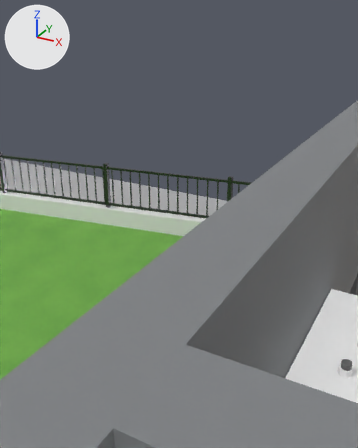
Renders of the Blender file Smart_Home_3D.blend from each side of a commit.
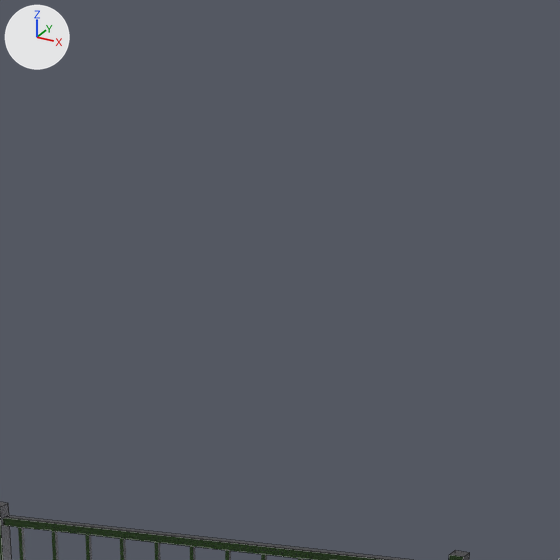
The first picture shows the older version from a 50 mm lens placed at (0.766, -7.689, 3.757), pointed at (-0.058, -6.193, 3.009). The close-ups show the older and then the newer version on the part from 30% to 72% of the width and 6% to 40% of the height of that picture. Only the edits that show in the close-ups are written down. Lighting does not change. The marker at upper left points along +X, +Y and +Z. The close-ups show mesh edges as thin lines.

The first close-up shows 'Fence_North_West_Rail_Top' and 9 more.
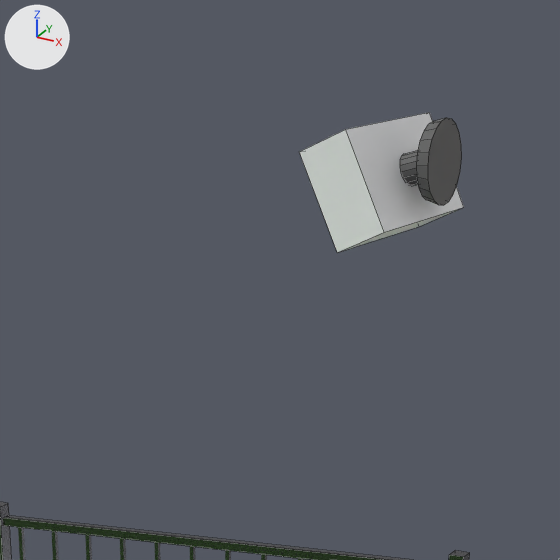
Boxes (x1, y1, x2, y2) around the edits, measured in the close-ups (560 x 560 px):
'Security_Cam_Ingresso_Body', added
    after: (299, 113, 464, 253)
'Security_Cam_Ingresso_Mount', added
    after: (400, 118, 462, 205)

Patch to the scene script:
```diff
--- a/Smart_Home_3D.blend.py
+++ b/Smart_Home_3D.blend.py
@@ me_security_cam_ingresso_mount @@
+me_security_cam_ingresso_mount.from_pydata(...)  # 72 vertices, 40 faces; spans x -0.043..0.002, y -5.978..-5.894, z 3.4967..3.5807
+me_security_cam_ingresso_mount.materials.append(mat_mat_infissi_antracite)  # dark grey #616161
@@ me_security_cam_ingresso_body @@
+me_security_cam_ingresso_body.from_pydata([(-0.067, -6.033, 3.458), (-0.017, -6.033, 3.482), (-0.111, -6.033, 3.552), (-0.06, -6.033, 3.575), (-0.067, -5.838, 3.458), (-0.017, -5.838, 3.482), (-0.111, -5.838, 3.552), (-0.06, -5.838, 3.575)], [], [(0, 1, 3, 2), (2, 3, 7, 6), (6, 7, 5, 4), (4, 5, 1, 0), (2, 6, 4, 0), (7, 3, 1, 5)])
+me_security_cam_ingresso_body.materials.append(mat_mat_security_cam_white)  # white #f6f7f9
@@ ob_security_cam_ingresso_mount @@
+ob_security_cam_ingresso_mount = bpy.data.objects.new('Security_Cam_Ingresso_Mount', me_security_cam_ingresso_mount)
+ob_security_cam_ingresso_mount.location = (0.0, 0.0, 0.0)
@@ ob_security_cam_ingresso_body @@
+ob_security_cam_ingresso_body = bpy.data.objects.new('Security_Cam_Ingresso_Body', me_security_cam_ingresso_body)
+ob_security_cam_ingresso_body.location = (0.0, 0.0, 0.0)
```
